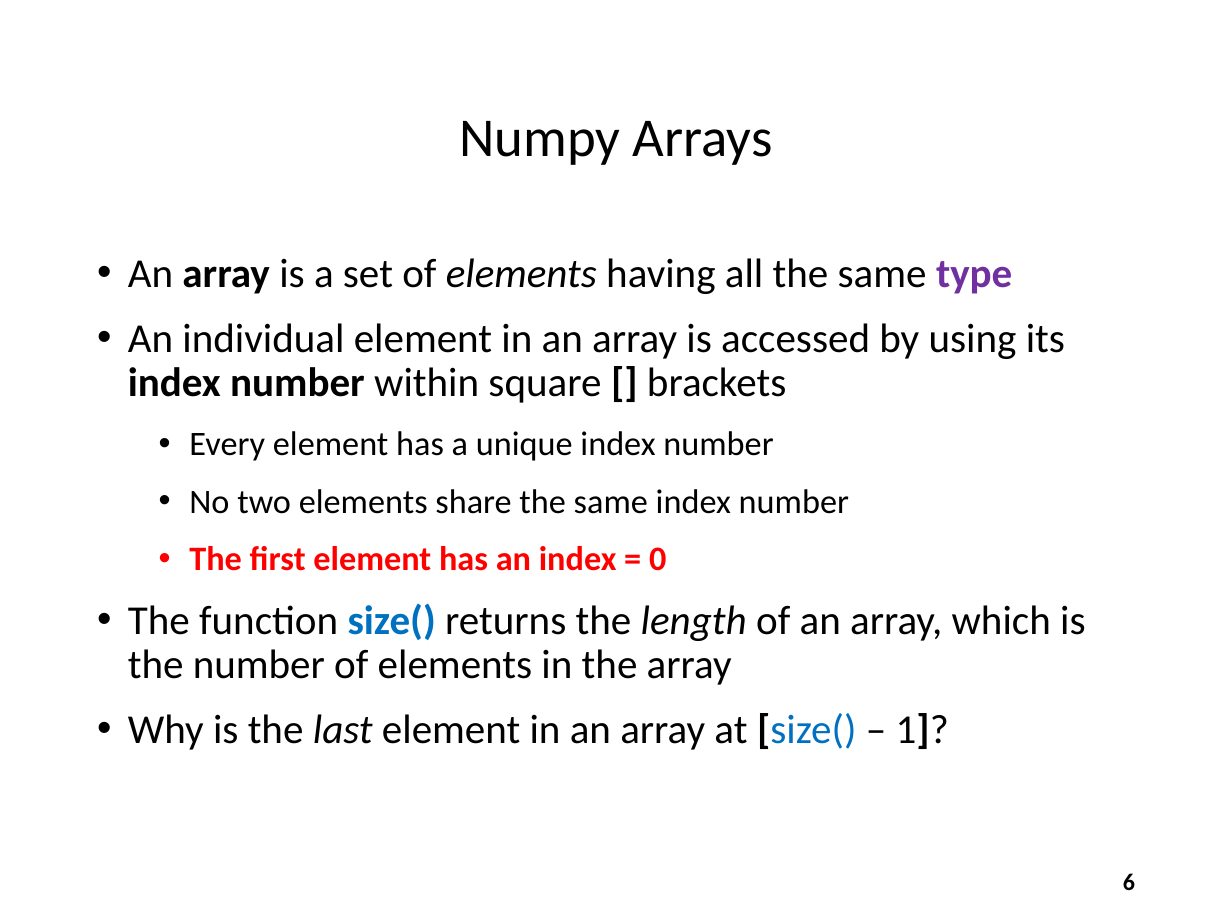
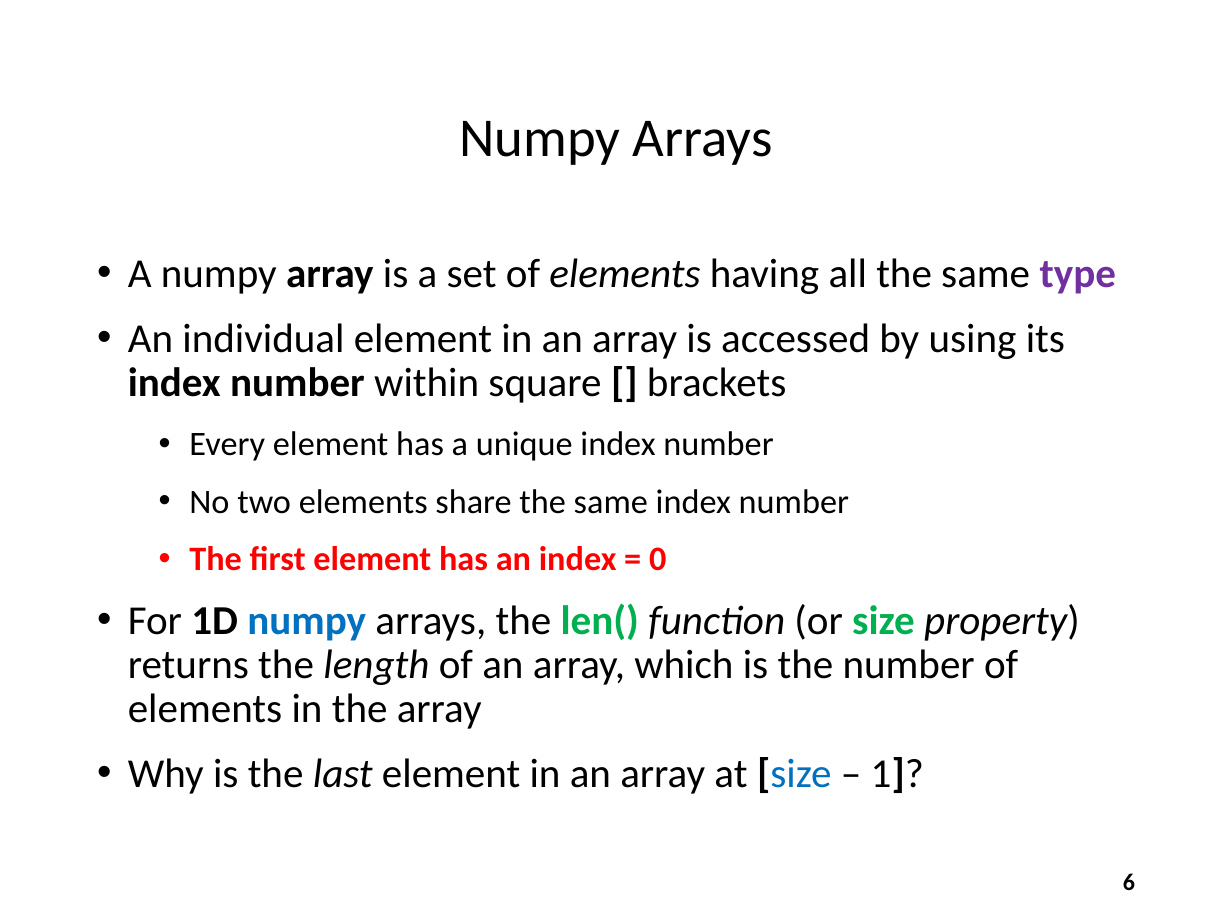
Before and after one commit to dbiersach/scicomp101, a slide deck: slide 6 of Session 05 - Cartesian Graphs and Conic Sections/Session 05 - Cartesian Graphs and Conic Sections.pptx. Drawn at 1232x924 pixels with LibreOffice and Linux fonts; fonts in the diff are those of the drawing. Boxes give left, top, right and bottom in pixels: in the first picture for what was removed or moved away, otherwise in the second. Text is boxed around its words. In the diff, an @@ line names an element or a change of style, - is before the commit and + after.

```diff
--- a/Session 05 - Cartesian Graphs and Conic Sections/Session 05 - Cartesian Graphs and Conic Sections.pptx
+++ b/Session 05 - Cartesian Graphs and Conic Sections/Session 05 - Cartesian Graphs and Conic Sections.pptx
@@ text at [128,258,1116,294]: text changed @@
-• An array is a set of elements having all the same type
+• A numpy array is a set of elements having all the same type
@@ text at [128,603,1080,794]: text changed @@
-• The function size() returns the length of an array, which is the number of elements in the array
-• Why is the last element in an array at [size() – 1]?
+• For 1D numpy arrays, the len() function (or size property) returns the length of an array, which is the number of elements in the array
+• Why is the last element in an array at [size – 1]?
```
Also in this commit, not shown: 10 other slides changed, 2 slides added, 29 slides removed.
